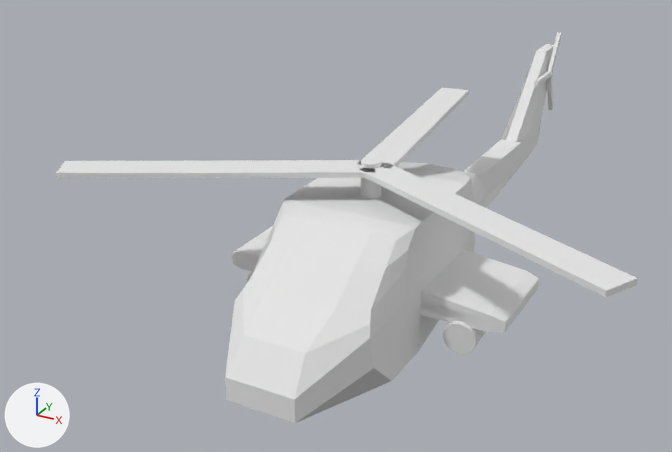
Before and after pictures for a commit that changed the OBJ model app/src/main/assets/models/helicopter.obj.
Rendered twice from a camera (50 mm lens) standing at (5.41, -10.83, 5.83) and looking at (-1.39, 1.53, -0.35). Arrows for +X, +Y and +Z are at lower left; the lights stay in place. Where no turn or scale is listed for an object, it has been applied to the vertices.

In view in the first picture: 'Cube.001', 'Cube.003_Cube.004', 'Cube.004_Cube.006', 'Cylinder.001'.
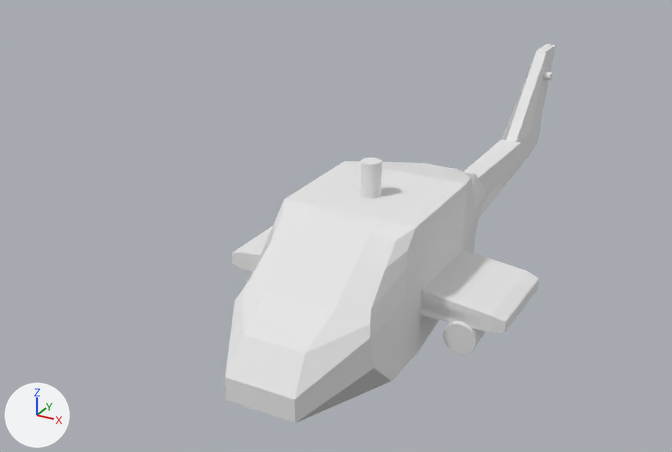
Changed parts and their boxes (x1, y1, x2, y2) in the pictures (672 x 452 px):
```json
{"object": "Cube.003_Cube.004", "change": "deleted", "before": [56, 87, 638, 297]}
{"object": "Cube.004_Cube.006", "change": "deleted", "before": [534, 33, 562, 110]}
```

Edits to the scene script, one JSON object a line:
```json
{"op": "remove", "block": "ob_cube_003_cube_004", "code": ["ob_cube_003_cube_004 = bpy.data.objects.new('Cube.003_Cube.004', me_cube_003_cube_004)", "ob_cube_003_cube_004.location = (0.0, 0.0, 0.0)"]}
{"op": "remove", "block": "ob_cube_004_cube_006", "code": ["ob_cube_004_cube_006 = bpy.data.objects.new('Cube.004_Cube.006', me_cube_004_cube_006)", "ob_cube_004_cube_006.location = (0.0, 0.0, 0.0)"]}
```
